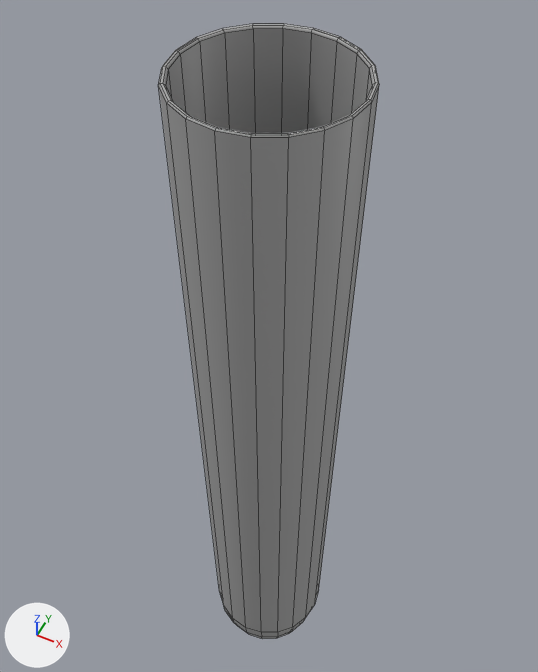
Two versions of the FBX model Reaction Lab/Assets/Models/testTube55ml.fbx, one commit apart.
One viewpoint serves both versions: a 50 mm camera at (0.0439, -0.0877, 0.2407) aimed at (-0.0084, 0.0168, 0.1101). The lights are fixed; the arrows at lower left show +X, +Y and +Z. Mesh edges are drawn as thin lines. Where no turn or scale is listed for an object, it has been applied to the vertices.

Objects in the first picture: 'testTube55ml'.
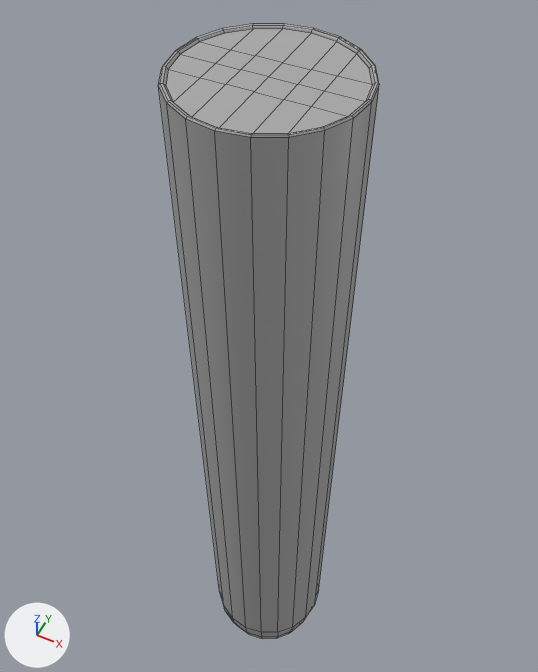
Edits to the bpy script that builds the scene:
```text
Add me_mesh_001:
    me_mesh_001.from_pydata(...)  # 110 vertices, 108 faces; spans x -0.015..0.015, y -0.015..0.015, z 0.001..0.186
    me_mesh_001.materials.append(mat_standardsurface1)  # grey #aaaaaa
Add ob_testtube55mlliquid:
    ob_testtube55mlliquid = bpy.data.objects.new('testTube55mlLiquid', me_mesh_001)
    ob_testtube55mlliquid.location = (0.0, 0.0, 0.0)
```

Location of each change, (x1, y1, x2, y2) in pixels of the pictures (538 x 672 px):
'testTube55mlLiquid', added
    after: (166, 29, 372, 133)
